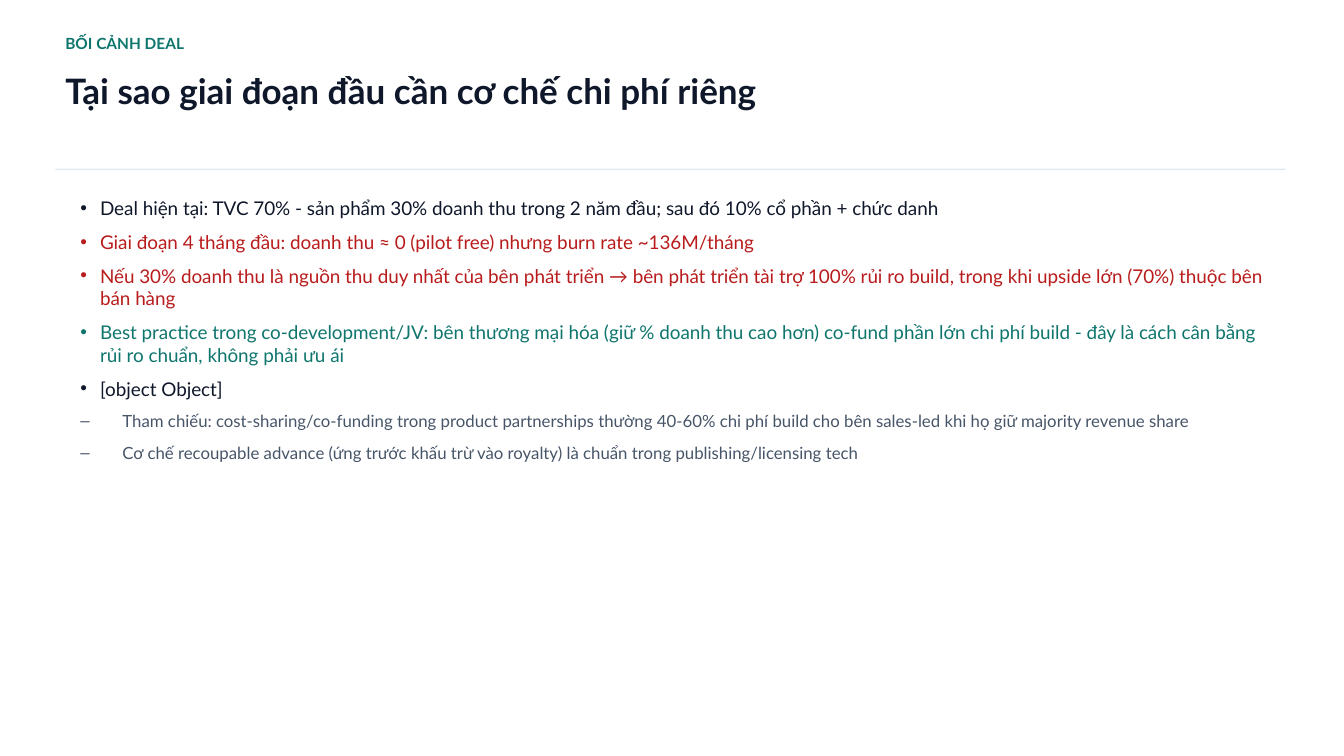
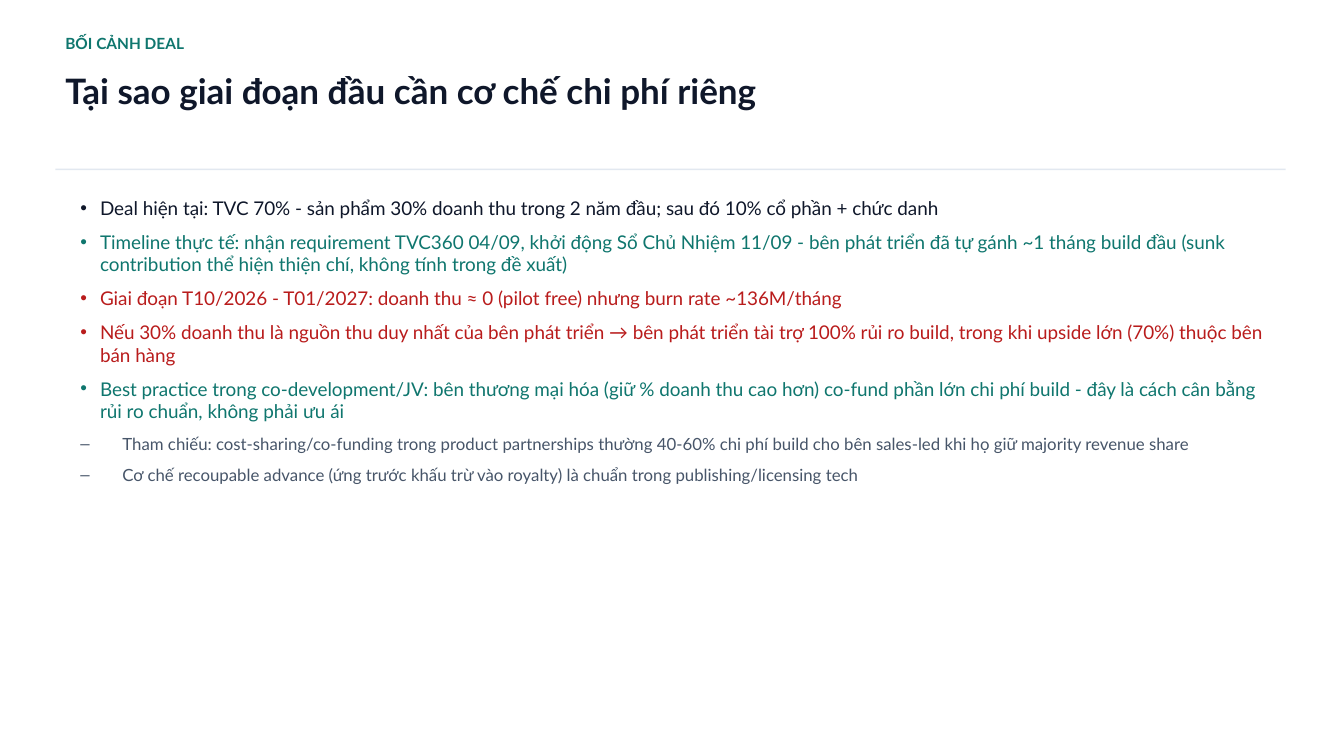
Before and after one commit to saintzzz/so-chu-nhiem-so, a slide deck: slide 4 of docs/handover/PROPOSAL-chi-phi-dev-4thang.pptx. Drawn at 1344x756 pixels with LibreOffice and Linux fonts; fonts in the diff are those of the drawing. Boxes give left, top, right and bottom in pixels: in the first picture for what was removed or moved away, otherwise in the second. Text is boxed around its words. In the diff, an @@ line names an element or a change of style, - is before the commit and + after.

```diff
--- a/docs/handover/PROPOSAL-chi-phi-dev-4thang.pptx
+++ b/docs/handover/PROPOSAL-chi-phi-dev-4thang.pptx
@@ text at [100, 233, 1225, 309]: text changed; text colour #B91C1C to #0F766E @@
-• Giai đoạn 4 tháng đầu: doanh thu ≈ 0 (pilot free) nhưng burn rate ~136M/tháng
+• Timeline thực tế: nhận requirement TVC360 04/09, khởi động Sổ Chủ Nhiệm 11/09 - bên phát triển đã tự gánh ~1 tháng build đầu (sunk contribution thể hiện thiện chí, không tính trong đề xuất)
+• Giai đoạn T10/2026 - T01/2027: doanh thu ≈ 0 (pilot free) nhưng burn rate ~136M/tháng
@@ text at [100, 381, 222, 400]: paragraph removed @@
-• [object Object]
```
Also in this commit, not shown: 7 other slides changed, 1 other file.
